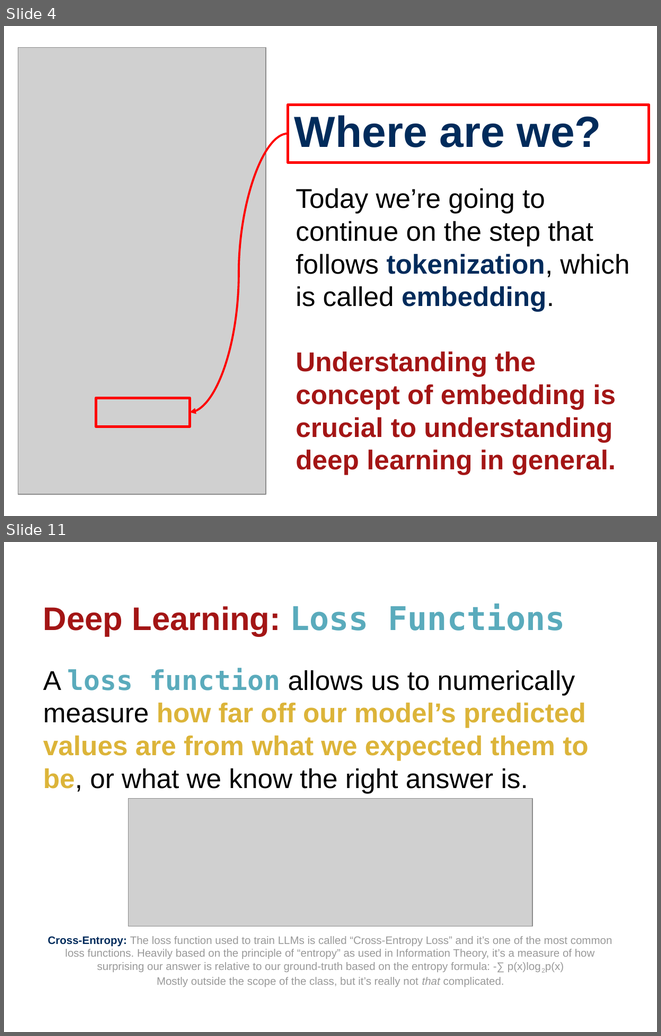
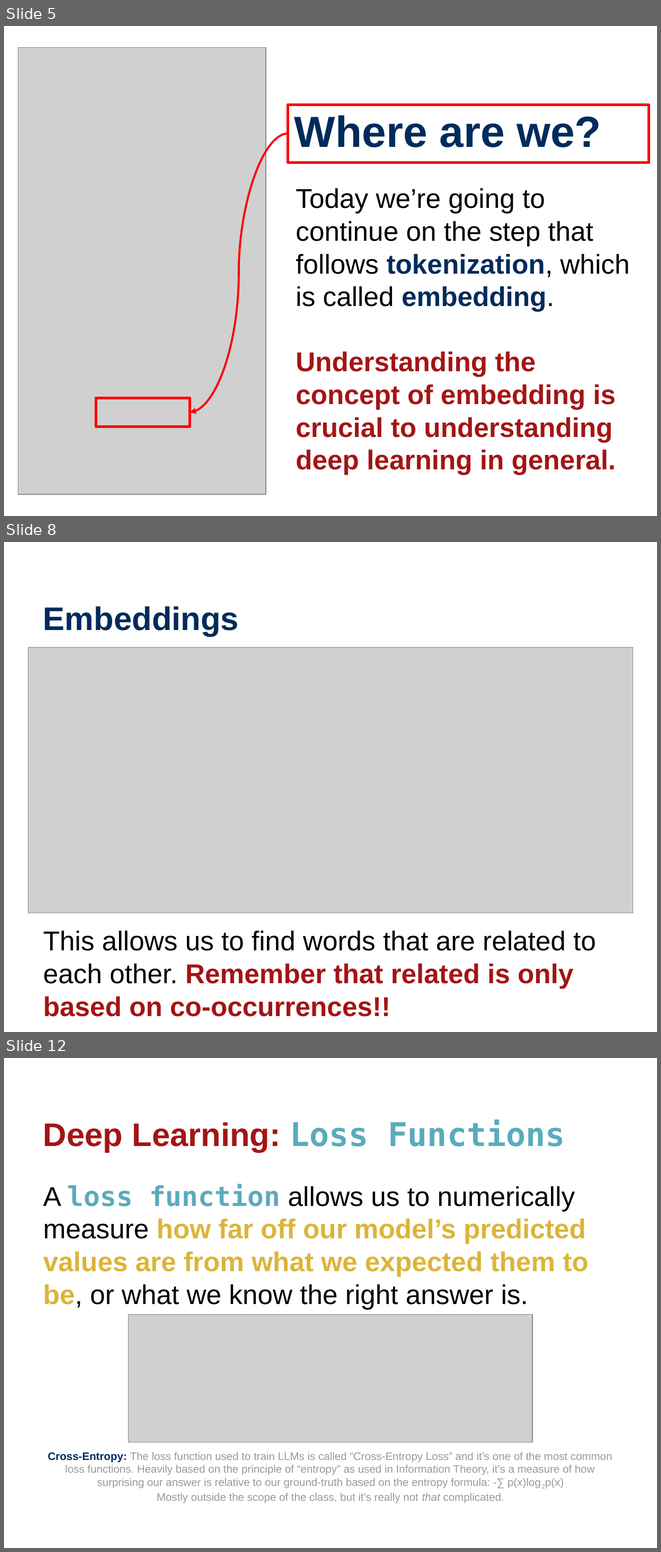
Before and after one commit to wtheisen/nd-cse-10124-lectures, a slide deck: Blank/Lecture_07_ Embeddings_02.pptx. Shown one above the other, each under a label of ours: slides 4 and 11 before the commit, slides 5, 8 and 12 after it; the slides between them are not shown. The pictures are 661x1036 and 661x1552 pixels, drawn with LibreOffice and Linux fonts; fonts in the diff are those of the drawing; grey boxes stand for pictures. Boxes give left, top, right and bottom in pixels: in the first picture for what was removed or moved away, otherwise in the second. Text is boxed around its words. In the diff, an @@ line names an element or a change of style, - is before the commit and + after.

```diff
--- a/Blank/Lecture_07_ Embeddings_02.pptx
+++ b/Blank/Lecture_07_ Embeddings_02.pptx
@@ slide 8 added at [4,542,657,1032], background #FFFFFF @@
@@ title added at [43,606,239,636], 36 pt, text #002B5B, bold @@
+Embeddings
@@ picture added at [28,647,633,912] @@
@@ text added at [43,930,596,1016], 30 pt, text #000000 @@
+This allows us to find words that are related to each other. Remember that related is only based on co-occurrences!!
@@ what was slide 4 is now slide 5 @@
@@ what was slide 11 is now slide 12 @@
```
Also in this commit, not shown: 3 slides changed, 8 other slides added, 9 slides removed, 12 other files.
